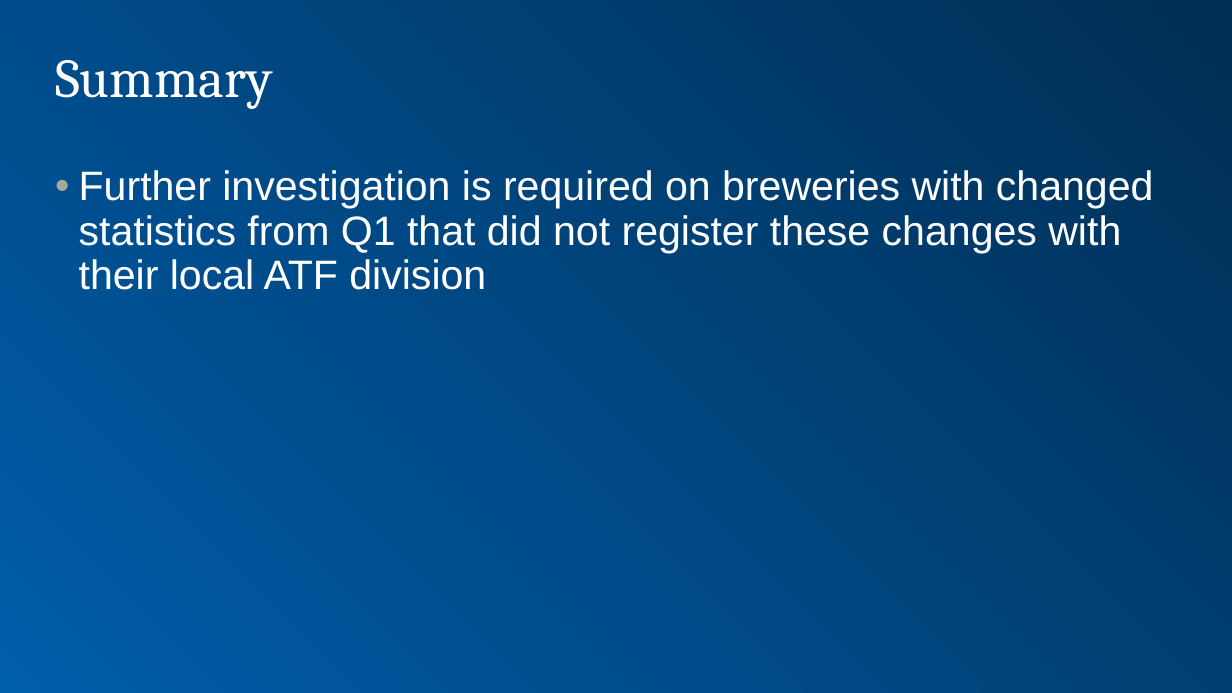
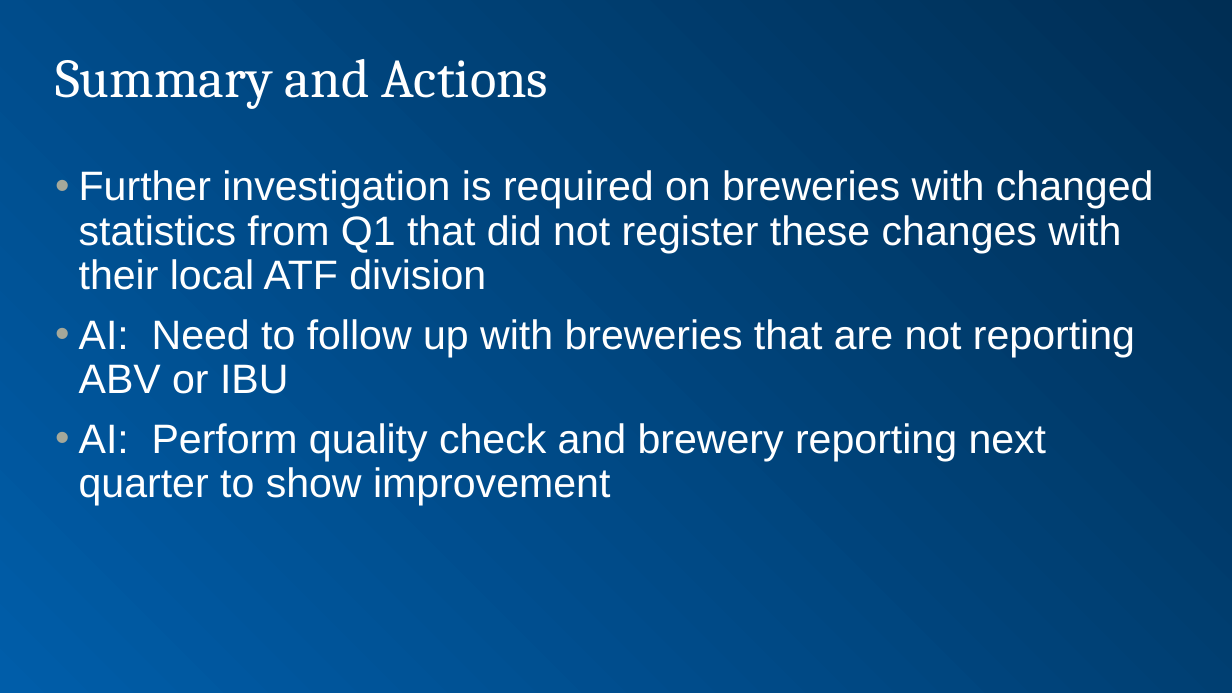
Before and after one commit to selwyn-samuel-smu/CaseStudy01, a slide deck: slide 11 of CaseStudy1Presentation.pptx (slide 8 before the commit). Drawn at 1232x693 pixels with LibreOffice and Linux fonts; fonts in the diff are those of the drawing; background and template pictures are left out. Boxes give left, top, right and bottom in pixels: in the first picture for what was removed or moved away, otherwise in the second. Text is boxed around its words. In the diff, an @@ line names an element or a change of style, - is before the commit and + after.

```diff
--- a/CaseStudy1Presentation.pptx
+++ b/CaseStudy1Presentation.pptx
@@ title at bbox=[55, 59, 549, 109]: text changed @@
-Summary
+Summary and Actions
@@ text at bbox=[79, 319, 1135, 505]: paragraphs added @@
+• AI: Need to follow up with breweries that are not reporting ABV or IBU
+• AI: Perform quality check and brewery reporting next quarter to show improvement
```
Also in this commit, not shown: 1 other slide changed, 6 slides added.
